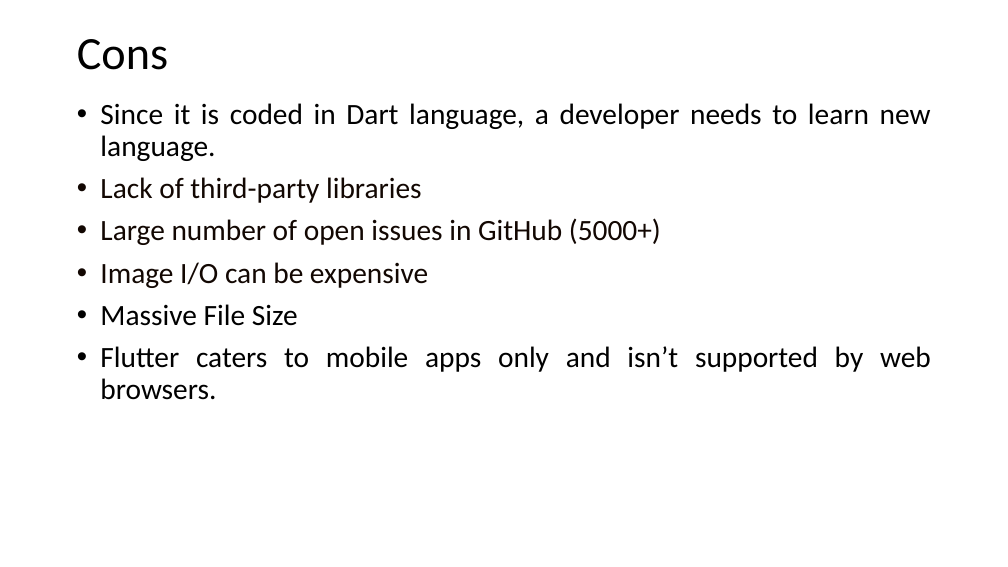
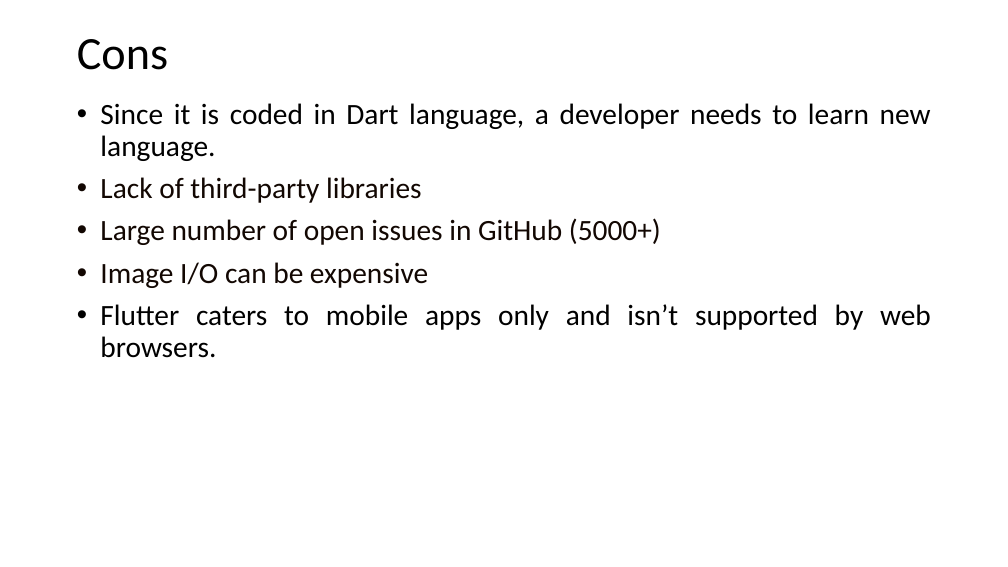
Before and after one commit to Anjy123/Flutter, a slide deck: slide 15 of Flutter features.pptx (slide 12 before the commit). Drawn at 1008x567 pixels with LibreOffice and Linux fonts; fonts in the diff are those of the drawing. Boxes give left, top, right and bottom in pixels: in the first picture for what was removed or moved away, otherwise in the second. Text is boxed around its words. In the diff, an @@ line names an element or a change of style, - is before the commit and + after.

```diff
--- a/Flutter features.pptx
+++ b/Flutter features.pptx
@@ text at box(100, 304, 298, 326): paragraph removed @@
-• Massive File Size
```
Also in this commit, not shown: 3 other slides changed, 10 slides added, 1 slide removed.
